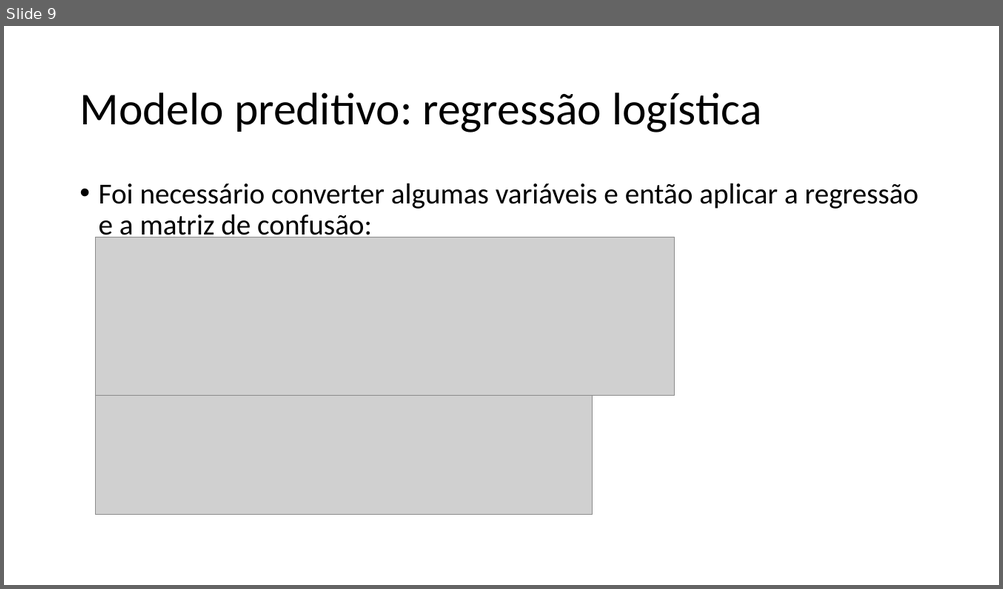
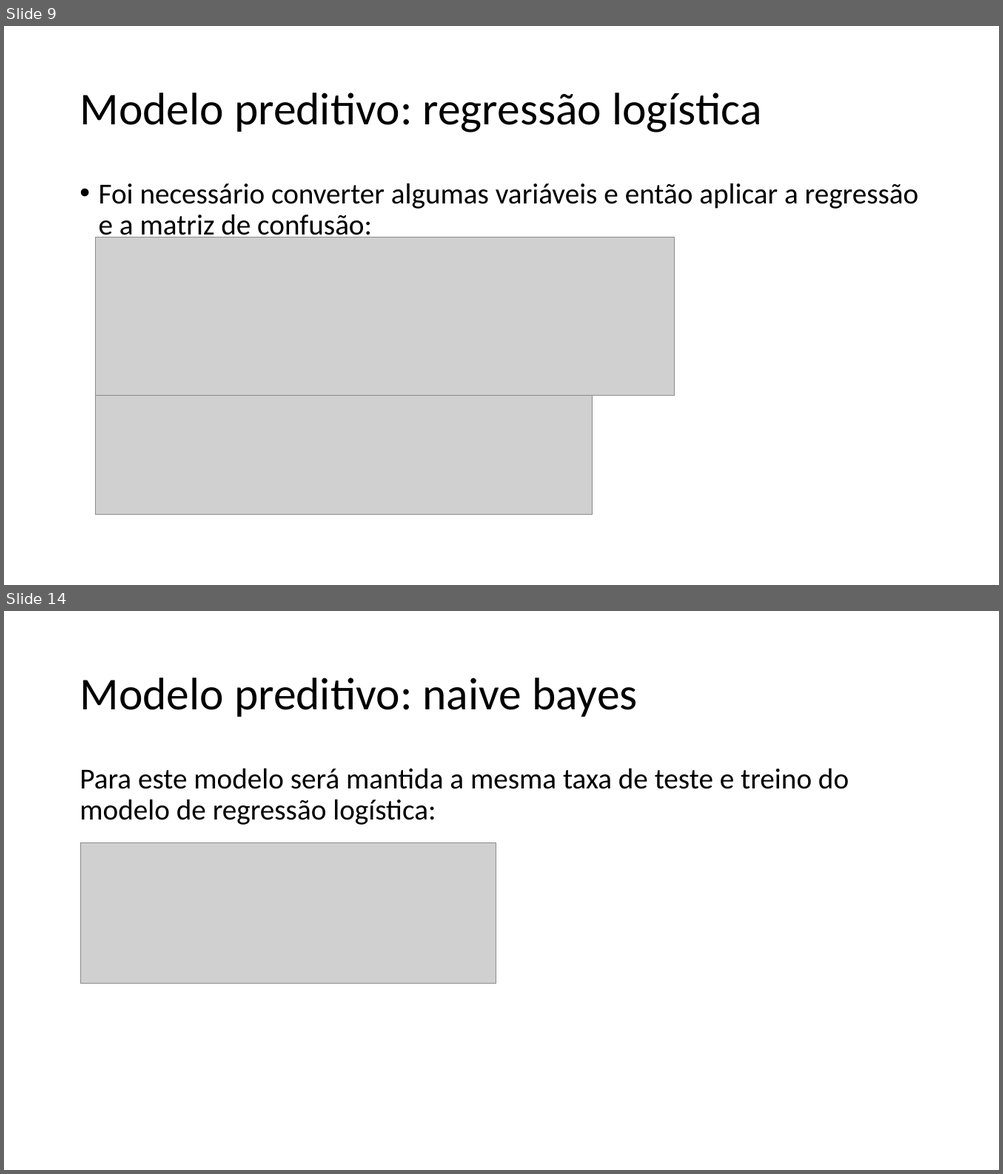
Before and after one commit to padovese/academic-projects, a slide deck: regressao/apresentacao.pptx. Shown one above the other, each under a label of ours: slide 9 before the commit, slides 9 and 14 after it; the slides between them are not shown. The pictures are 1003x589 and 1003x1174 pixels, drawn with LibreOffice and Linux fonts; fonts in the diff are those of the drawing; grey boxes stand for pictures. Boxes give left, top, right and bottom in pixels: in the first picture for what was removed or moved away, otherwise in the second. Text is boxed around its words. In the diff, an @@ line names an element or a change of style, - is before the commit and + after.

```diff
--- a/regressao/apresentacao.pptx
+++ b/regressao/apresentacao.pptx
@@ slide 14 added at (4,611,999,1170), background #FFFFFF @@
@@ title added at (79,678,637,717), 44 pt, text #000000 @@
+Modelo preditivo: naive bayes
@@ text added at (79,768,848,825), 28 pt, text #000000 @@
+Para este modelo será mantida a mesma taxa de teste e treino do modelo de regressão logística:
@@ picture added at (80,843,495,984) @@
```
Also in this commit, not shown: 5 slides changed, 10 other slides added, 4 other files.
